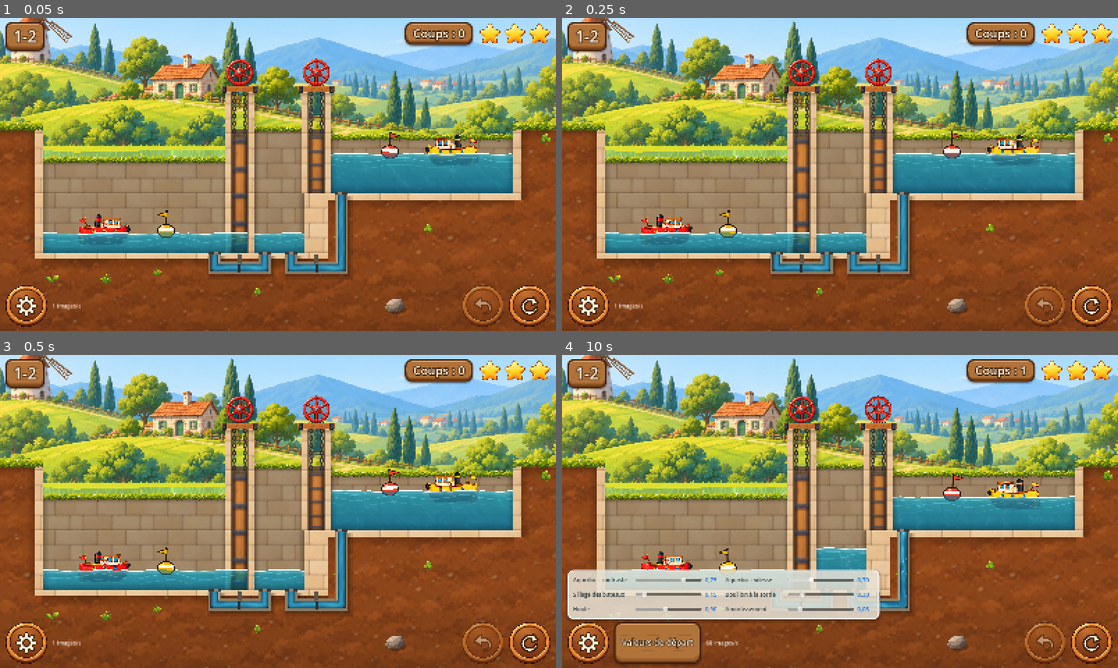
Above: before the commit, frames 1-4 (two rows, left to right).
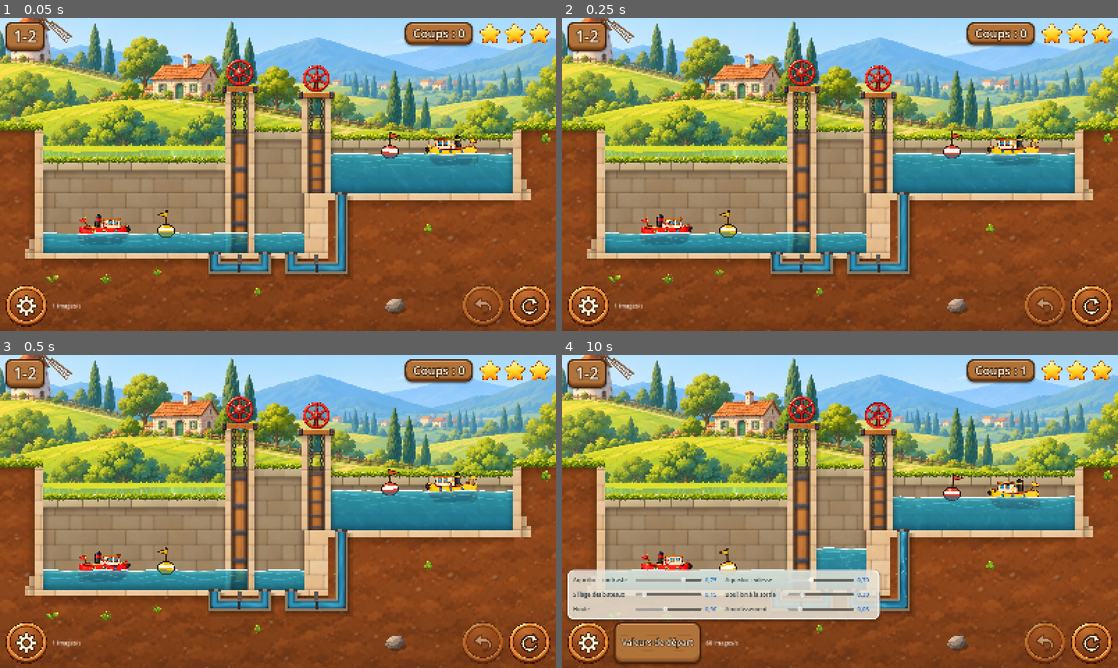
Above: after the commit, the same moments.

Repository: VincentDebaty/station
Game: Godot game, scene res://principal.tscn
The game is run twice, just before and just after one commit, with the same random seed, the same clock (stepped at 60 frames per second) and the same inputs.
Inputs (mouse positions are in pixels of both pictures, inside the frame that each line leads up to):
- Up to frame 1 (0.05 s): no input
- Up to frame 2 (0.25 s): no input
- Up to frame 3 (0.5 s): no input
- Up to frame 4 (10 s): click (1090, 642) at 0.5 s; click (589, 642) at 1.25 s; click "Valeurs de départ" at 2 s; click (1090, 642) at 2.75 s; click (589, 642) at 3.52 s; click (1090, 642) at 4.25 s; click (589, 642) at 5 s; click "Valeurs de départ" at 5.75 s; click "Valeurs de départ" at 6.5 s; move the mouse to (962, 495) at 7.27 s; click (962, 495) at 7.42 s; move the mouse to (728, 527) at 8.02 s; click (728, 527) at 8.17 s; move the mouse to (895, 442) at 8.77 s; click (895, 442) at 8.92 s; move the mouse to (812, 574) at 9.52 s; click (812, 574) at 9.67 s

The runs differ from the first frame. In frame 1, 2.8% of the frame differs, in the area x 4-96%, y 12-78%; in frame 2, 2.8%; in frame 3, 2.8%; in frame 4, 2.8%, in the area x 7-96%, y 12-59%.

Commit message:
Lot 4 : la grande maçonnerie perd son air de rectangle, avec couronnement, portiques inégaux et empattements
L'analyse graphique voyait au milieu « un énorme rectangle » de pierre, et
trois portiques identiques, comme sortis d'un éditeur de niveau. Trois
changements :
- Couronnement : en haut de chaque mur du fond, une rangée de pierres plus
  claires, de longueurs et de hauteurs inégales (une sur cinq plus haute),
  qui déborde un peu, avec son ombre sur le mur. L'herbe retombe dessus.
- Portiques : chacun sa hauteur (0, -0,3 et -0,15 unité, en boucle). Ils sont
  abaissés, pas montés : le vantail levé garde environ 1,4 unité sous la
  traverse, et le haut de l'écran n'est pas touché.
- Empattements : deux assises en escalier au pied des parements extérieurs,
  dans la terre. Jamais dans l'eau : les niveaux se lisent toujours contre un
  mur droit.

Au passage, un défaut de _poly : avec une seule couleur, Polygon2D la
prenait comme couleur du premier sommet seulement, et les autres passaient
en blanc. Une couleur unique colore maintenant tout le polygone.

Photos du 1-4 à la taille de l'iPhone. Reste, noté au plan : un mécanisme
secondaire sur une seule porte.

Co-Authored-By: Claude Opus 5.5 <noreply@anthropic.com>

Diff:
--- a/prototypes/ecluses-godot/canal.gd
+++ b/prototypes/ecluses-godot/canal.gd
@@ -148,7 +148,11 @@
 			po.arriere = arriere
 			po.voile = voiles.get(i)
 			var bas_radier := Y(minf(float(B[i]["fond"]), float(B[i + 1]["fond"])) - 0.32)
-			po.preparer(X(gl[i][0]), X(gl[i][1]), Y(float(l["seuil"])), Y(float(l["crete"])), Y(haut - 0.85), bas_radier, U,
+			# trois hauteurs de portique, pour ne pas aligner trois colonnes
+			# identiques (lot 4) ; plus bas seulement : le vantail levé garde
+			# ~1,4 unité de place sous la traverse
+			var decale: float = [0.0, -0.3, -0.15][i % 3]
+			po.preparer(X(gl[i][0]), X(gl[i][1]), Y(float(l["seuil"])), Y(float(l["crete"])), Y(haut - 0.85 + decale), bas_radier, U,
 				SH_PIERRE, SH_BOIS, e["ouvert"][i], _vantail_leve(e, i), _bas_ouvert(i))
 			add_child(po)
 			portes[i] = po
@@ -224,7 +228,10 @@
 	var p := Polygon2D.new()
 	p.polygon = points
 	if mat: p.material = mat
-	if not couleurs.is_empty(): p.vertex_colors = couleurs
+	# une seule couleur : tout le polygone (en vertex_colors, les sommets sans
+	# couleur passeraient en blanc)
+	if couleurs.size() == 1: p.color = couleurs[0]
+	elif not couleurs.is_empty(): p.vertex_colors = couleurs
 	add_child(p)
 	return p
 
@@ -314,6 +321,7 @@
 		# l'ombre que le couronnement jette sur le haut du mur
 		_poly(_quad(X(gb[i][0]) - 8, Y(sommet), X(gb[i][1]) + 8, Y(sommet) + 16), null,
 			PackedColorArray([Color(0, 0, 0, 0.22), Color(0, 0, 0, 0.22), Color(0, 0, 0, 0), Color(0, 0, 0, 0)]))
+		_couronnement(X(gb[i][0]) - 8, X(gb[i][1]) + 8, Y(sommet), i)
 		# le couronnement herbu du mur
 		if not _bande_herbe(X(gb[i][0]) - 10, X(gb[i][1]) + 10, Y(sommet) + 2, 24.0):
 			_poly(_quad(X(gb[i][0]) - 10, Y(sommet) - 7, X(gb[i][1]) + 10, Y(sommet) + 3), null,
@@ -352,10 +360,12 @@
 		_poly(_quad(-LOIN, Y(berge), g0, tres_bas), terre)
 		_poly(_quad(g0 - 0.3 * U, Y(berge), g0, Y(float(B[0]["fond"]) - 0.32)), pierre)
 		_herbe(-LOIN, g0, Y(berge))
+		_empattement(g0 - 0.3 * U, Y(float(B[0]["fond"]) - 0.32), -1.0, pierre)
 	if not B[B.size() - 1].get("fixe", false):
 		_poly(_quad(g1, Y(berge), W + LOIN, tres_bas), terre)
 		_poly(_quad(g1, Y(berge), g1 + 0.3 * U, Y(float(B[B.size() - 1]["fond"]) - 0.32)), pierre)
 		_herbe(g1, W + LOIN, Y(berge))
+		_empattement(g1 + 0.3 * U, Y(float(B[B.size() - 1]["fond"]) - 0.32), 1.0, pierre)
 	# la terre vit : une ombre douce sous tout ce qui la couvre (radiers, herbe
 	# des berges, parements), et des pousses vertes, comme sur la maquette
 	var tops := []      # [x0, x1, y] : le haut de chaque morceau de terre
@@ -479,6 +489,47 @@
 			_poly(PackedVector2Array([base - cote * 0.4, milieu - cote, base + d * lg, milieu + cote, base + cote * 0.4]), null,
 				PackedColorArray([Color("#3f6e22"), Color("#5f9a35"), Color("#a8d866"), Color("#5f9a35"), Color("#3f6e22")]))
 		x += rng.randf_range(90.0, 230.0)
+
+# L'empattement au pied d'un parement extérieur : deux assises de pierre en
+# escalier, dans la terre, côté « sens » (lot 4 : casser la silhouette sur les
+# bords extérieurs seulement, jamais dans l'eau).
+func _empattement(x: float, y_bas: float, sens: float, pierre: Material) -> void:
+	for k in 2:
+		var large := 22.0 - k * 10.0
+		var y0 := y_bas - 26.0 - k * 24.0
+		var y1 := y_bas - k * 24.0
+		var xa := x if sens > 0 else x - large
+		var xb := x + large if sens > 0 else x
+		_poly(_quad(xa, y0, xb, y1), pierre)
+		var fonce := Color(0.08, 0.04, 0, 0.3)
+		var nul := Color(0.08, 0.04, 0, 0)
+		# l'ombre sur la terre, côté opposé à la lumière, et l'arête du dessus
+		_poly(_quad(xa, y1, xb, y1 + 6.0), null, PackedColorArray([fonce, fonce, nul, nul]))
+		_poly(_quad(xa, y0, xb, y0 + 2.0), null, PackedColorArray([Color(1, 0.96, 0.85, 0.22)]))
+
+# Les pierres de couronnement en haut d'un mur (lot 4 de PLAN-RENDU.md : la
+# grande maçonnerie formait « un énorme rectangle ») : une rangée de pierres
+# plus claires, de longueurs et de hauteurs un peu inégales, qui débordent de
+# quelques pixels. L'herbe retombe par-dessus leur haut.
+func _couronnement(x0: float, x1: float, y: float, graine: int) -> void:
+	var rng := RandomNumberGenerator.new()
+	rng.seed = 7919 * (graine + 1) + int(x0)
+	var bas := y + 26.0               # le bas de la rangée ; l'herbe couvre son haut
+	# l'ombre que la rangée jette sur le mur
+	_poly(_quad(x0, bas, x1, bas + 12.0), null,
+		PackedColorArray([Color(0.08, 0.04, 0, 0.3), Color(0.08, 0.04, 0, 0.3), Color(0.08, 0.04, 0, 0), Color(0.08, 0.04, 0, 0)]))
+	var x := x0 - 5.0
+	while x < x1 + 5.0:
+		var w := minf(rng.randf_range(38.0, 66.0), x1 + 5.0 - x)
+		var h := 24.0 + rng.randf_range(-2.0, 2.0) + (4.0 if rng.randf() < 0.2 else 0.0)
+		var pierre := Color("#d9c093").darkened(rng.randf_range(0.0, 0.12))
+		var haut_y := bas - h
+		_poly(_quad(x, haut_y, x + w, bas), null,
+			PackedColorArray([pierre.lightened(0.1), pierre.lightened(0.04), pierre.darkened(0.14), pierre.darkened(0.08)]))
+		# les joints, à droite, et l'arête basse dans l'ombre
+		_poly(_quad(x + w - 2.0, haut_y, x + w, bas), null, PackedColorArray([Color("#86704f")]))
+		_poly(_quad(x, bas - 3.0, x + w, bas), null, PackedColorArray([Color(0.4, 0.3, 0.18, 0.55)]))
+		x += w
 
 func _herbe(x0: float, x1: float, y: float) -> void:
 	if _bande_herbe(x0, x1, y, 34.0): return
Not shown, changed: prototypes/ecluses-godot/PLAN-RENDU.md
